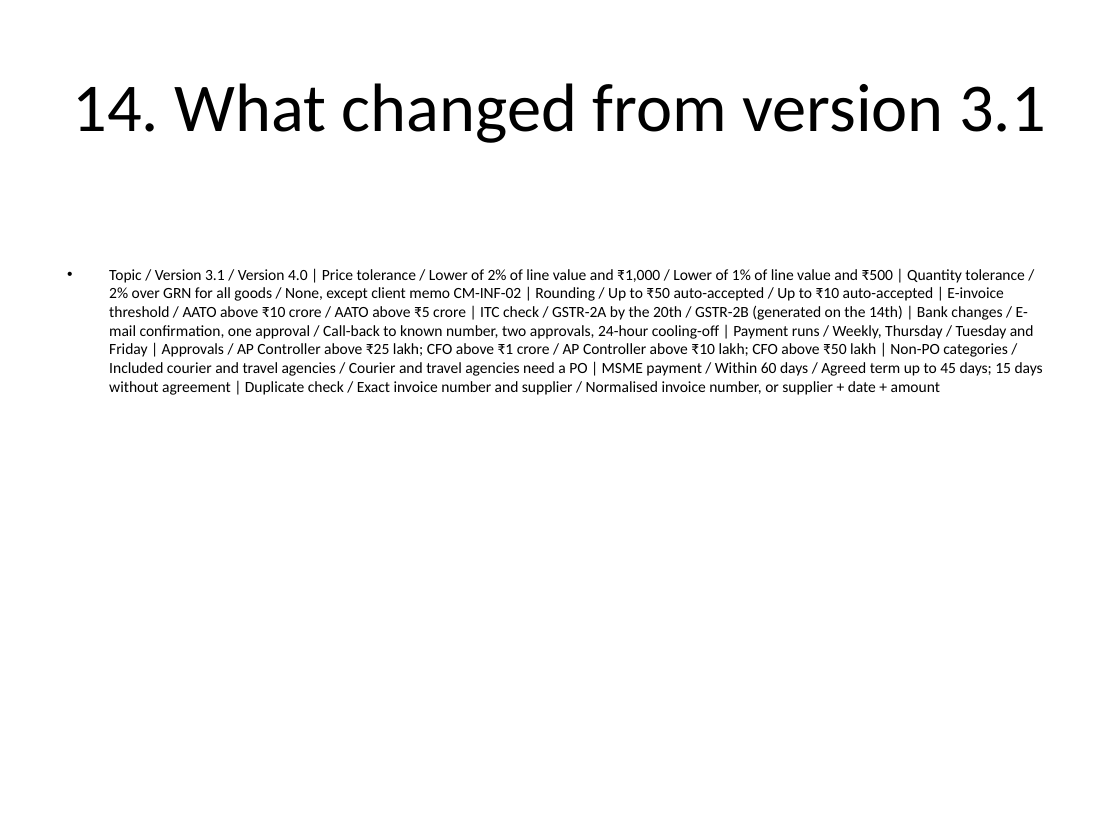
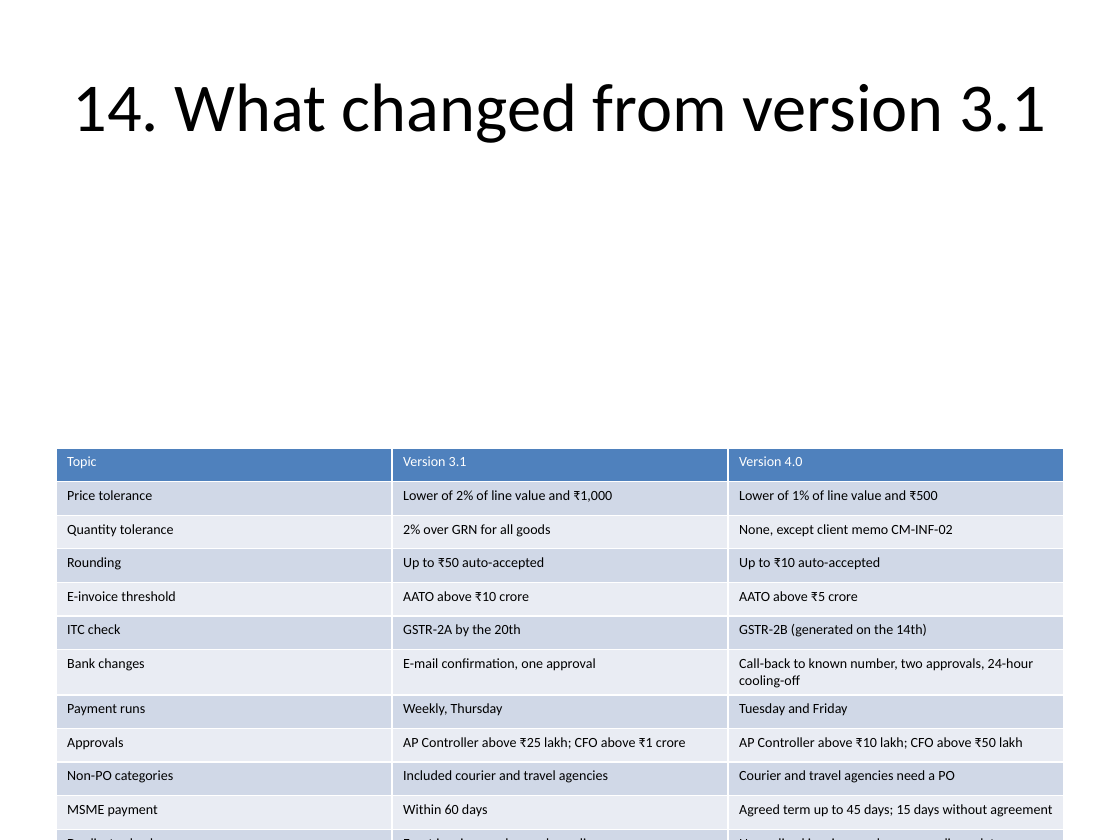
Before and after one commit to deepsleepisgood/enterprise-knowledge-engine, a slide deck: slide 32 of synthetic/variants/PS-07_AP_SOP_v4.0_2026.pptx. Drawn at 1120x840 pixels with LibreOffice and Linux fonts; fonts in the diff are those of the drawing. Boxes give left, top, right and bottom in pixels: in the first picture for what was removed or moved away, otherwise in the second. Text is boxed around its words. In the diff, an @@ line names an element or a change of style, - is before the commit and + after.

```diff
--- a/synthetic/variants/PS-07_AP_SOP_v4.0_2026.pptx
+++ b/synthetic/variants/PS-07_AP_SOP_v4.0_2026.pptx
@@ text removed at bbox=[109, 269, 1043, 395] @@
-• Topic / Version 3.1 / Version 4.0 | Price tolerance / Lower of 2% of line value and ₹1,000 / Lower of 1% of line value and ₹500 | Quantity tolerance / 2% over GRN for all goods / None, except client memo CM-INF-02 | Rounding / Up to ₹50 auto-accepted / Up to ₹10 auto-accepted | E-invoice threshold / AATO above ₹10 crore / AATO above ₹5 crore | ITC check / GSTR-2A by the 20th / GSTR-2B (generated on the 14th) | Bank changes / E-mail confirmation, one approval / Call-back to known number, two approvals, 24-hour cooling-off | Payment runs / Weekly, Thursday / Tuesday and Friday | Approvals / AP Controller above ₹25 lakh; CFO above ₹1 crore / AP Controller above ₹10 lakh; CFO above ₹50 lakh | Non-PO categories / Included courier and travel agencies / Courier and travel agencies need a PO | MSME payment / Within 60 days / Agreed term up to 45 days; 15 days without agreement | Duplicate check / Exact invoice number and supplier / Normalised invoice number, or supplier + date + amount
@@ table added at bbox=[56, 448, 1064, 840], 12 rows, 3 columns @@
+Topic | Version 3.1 | Version 4.0
+Price tolerance | Lower of 2% of line value and ₹1,000 | Lower of 1% of line value and ₹500
+Quantity tolerance | 2% over GRN for all goods | None, except client memo CM-INF-02
+Rounding | Up to ₹50 auto-accepted | Up to ₹10 auto-accepted
+E-invoice threshold | AATO above ₹10 crore | AATO above ₹5 crore
+ITC check | GSTR-2A by the 20th | GSTR-2B (generated on the 14th)
+Bank changes | E-mail confirmation, one approval | Call-back to known number, two approvals, 24-hour cooling-off
+Payment runs | Weekly, Thursday | Tuesday and Friday
+Approvals | AP Controller above ₹25 lakh; CFO above ₹1 crore | AP Controller above ₹10 lakh; CFO above ₹50 lakh
+Non-PO categories | Included courier and travel agencies | Courier and travel agencies need a PO
+MSME payment | Within 60 days | Agreed term up to 45 days; 15 days without agreement
+Duplicate check | Exact invoice number and supplier | Normalised invoice number, or supplier + date + amount
```
Also in this commit, not shown: 5 other slides changed, 45 other files.
